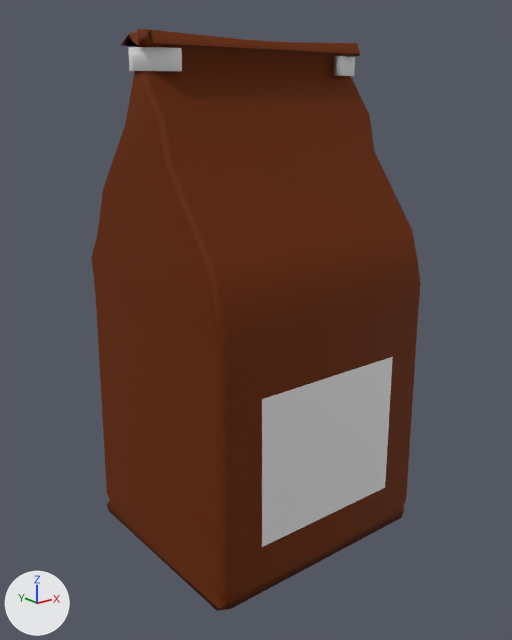
One commit to the Blender file Assets/KoboldKare/Models/City/SeedBag.blend: the scene before it, then after it.
The view is the same before and after, from a 50 mm lens placed at (-0.448, -0.56, 0.46), pointed at (-0.003, -0.004, 0.237). Lighting does not change. The marker at lower left points along +X, +Y and +Z.

The first picture shows 'SeedBag', 'SeedBagLabel'.
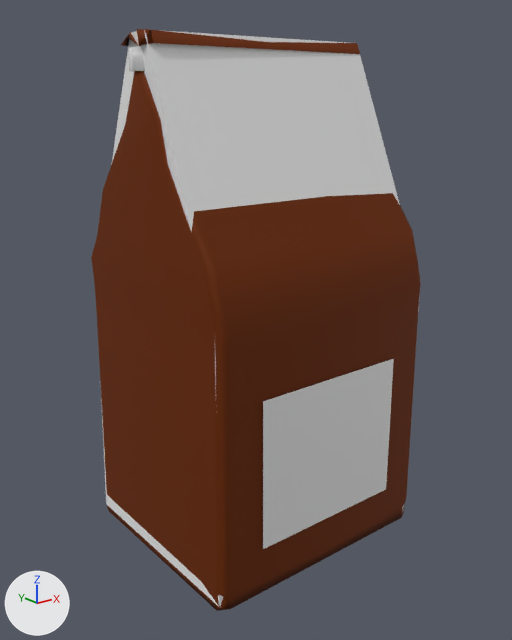
Where the newer file only moved an object's origin or applied its transform, the numbers keep the older frame.

Pixel boxes (x1, y1, x2, y2) of what changed, in the pictures (512 x 640 px; the box of a moved part takes in the faces that stretch with it):
```json
{"object": "SeedbagCollider", "change": "added", "after": [100, 30, 420, 606]}
{"object": "SeedBagLabel", "change": "reshaped", "before": [262, 357, 393, 547], "after": [263, 359, 394, 549]}
{"part": 1, "of": "me_seedbagmesh", "change": "moved or reshaped", "before": [101, 29, 419, 610], "after": [101, 29, 419, 610]}
```

The change, as JSON lines over the scene's bpy script:
```json
{"block": "me_seedbagmesh", "where": "me_seedbagmesh.from_pydata(...)  # 194 vertices, 204 faces; spans x -0.134..0.134, y -0.118..0.12, z 0.0..0.512"}
{"block": "me_seedbagmesh", "where": "# used by ob_seedbag; location = (0.0, 0.002, 0.002)"}
{"block": "me_seedbagmesh", "change": "me_seedbagmesh part 1: the whole mesh is moved by (0.0, 0.002, 0.002)"}
{"op": "add", "block": "me_cube", "code": ["me_cube = bpy.data.meshes.new('Cube')", "me_cube.from_pydata([(-0.187, -0.164, -0.019), (-0.169, -0.056, 0.554), (-0.187, 0.181, -0.019), (-0.169, 0.055, 0.554), (0.159, -0.164, -0.019), (0.146, -0.056, 0.554), (0.159, 0.181, -0.019), (0.146, 0.055, 0.554), (-0.176, -0.176, 0.287), (-0.176, 0.179, 0.287), (0.179, 0.179, 0.287), (0.179, -0.176, 0.287)], [], [(8, 1, 3, 9), (9, 3, 7, 10), (10, 7, 5, 11), (11, 5, 1, 8), (2, 6, 4, 0), (7, 3, 1, 5), (4, 11, 8, 0), (6, 10, 11, 4), (2, 9, 10, 6), (0, 8, 9, 2)])"]}
{"op": "set", "path": "ob_seedbag.location", "old": "(0.0, 0.002, 0.002)", "new": "(0.0, 0.0, 0.0)"}
{"op": "add", "block": "ob_seedbagcollider", "code": ["ob_seedbagcollider = bpy.data.objects.new('SeedbagCollider', me_cube)", "ob_seedbagcollider.location = (0.0, 0.0, 0.0)", "_m = ob_seedbagcollider.modifiers.new('Shrinkwrap', 'SHRINKWRAP')", "_m.target = ob_seedbag"]}
```
